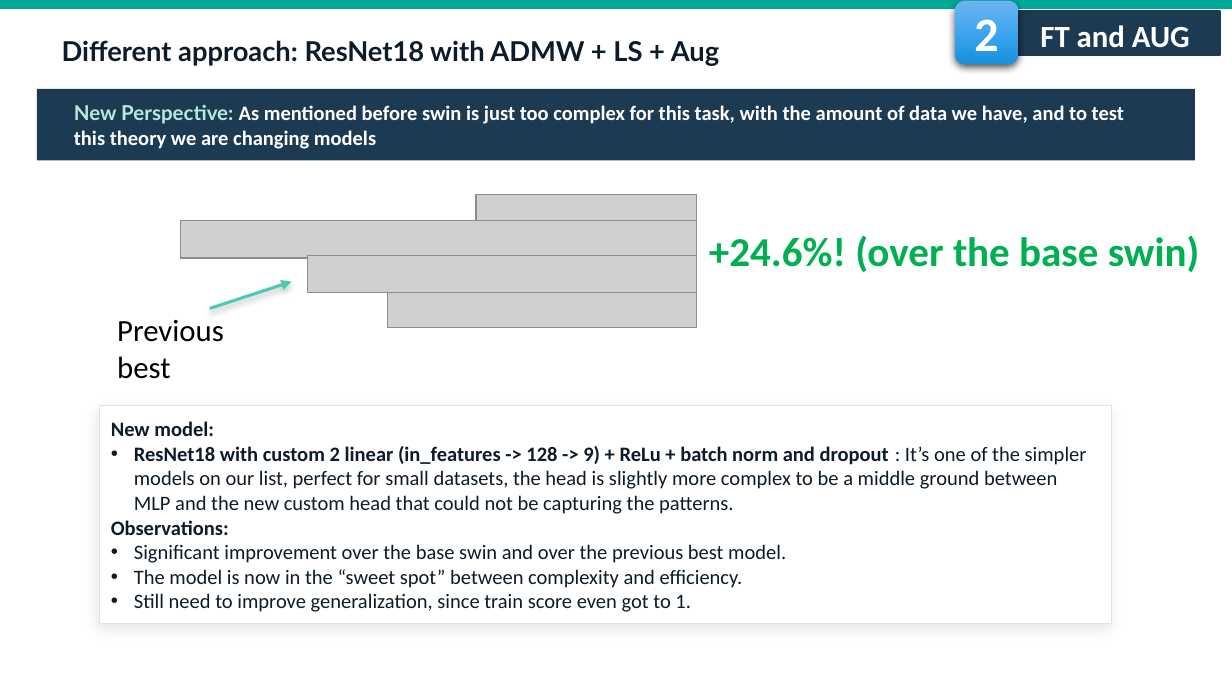
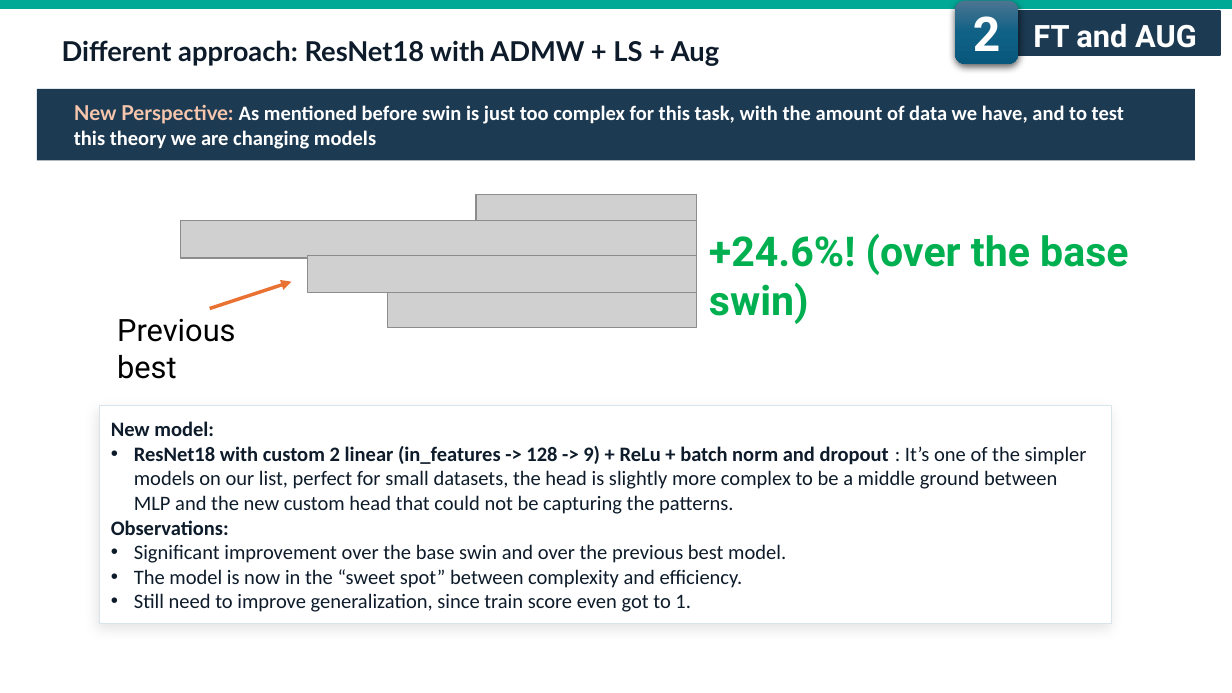
Before and after one commit to fmssilva/DL_Proj, a slide deck: slide 72 of assignment_1/task3/Task3_report.pptx. Drawn at 1232x693 pixels with LibreOffice and Linux fonts; fonts in the diff are those of the drawing; grey boxes stand for pictures; background and template pictures are left out. Boxes give left, top, right and bottom in pixels: in the first picture for what was removed or moved away, otherwise in the second. Text is boxed around its words. In the diff, an @@ line names an element or a change of style, - is before the commit and + after.

```diff
--- a/assignment_1/task3/Task3_report.pptx
+++ b/assignment_1/task3/Task3_report.pptx
@@ rounded rectangle "2" at (955, 0, 1018, 63): font Calibri to Roboto; fill gradient #6CB6F1 to #3FA6EE to #1891DF to gradient #4C7591 to #106287 to #09597D; shadow changed @@
@@ text "New Perspective: As mentioned before ..." at (74, 105, 1124, 149): text colour #B7EADE to #F6C6AD in "New Perspective:" @@
@@ arrow (209, 308) - (292, 282): stroke #4BCAAD 1.75 pt to #E97132 2 pt @@
@@ font Calibri to Roboto in 3 elements at (1010, 11, 1220, 55), (709, 233, 1128, 324), (117, 319, 235, 379) @@
```
Also in this commit, not shown: 61 other slides changed, 2 other files.
